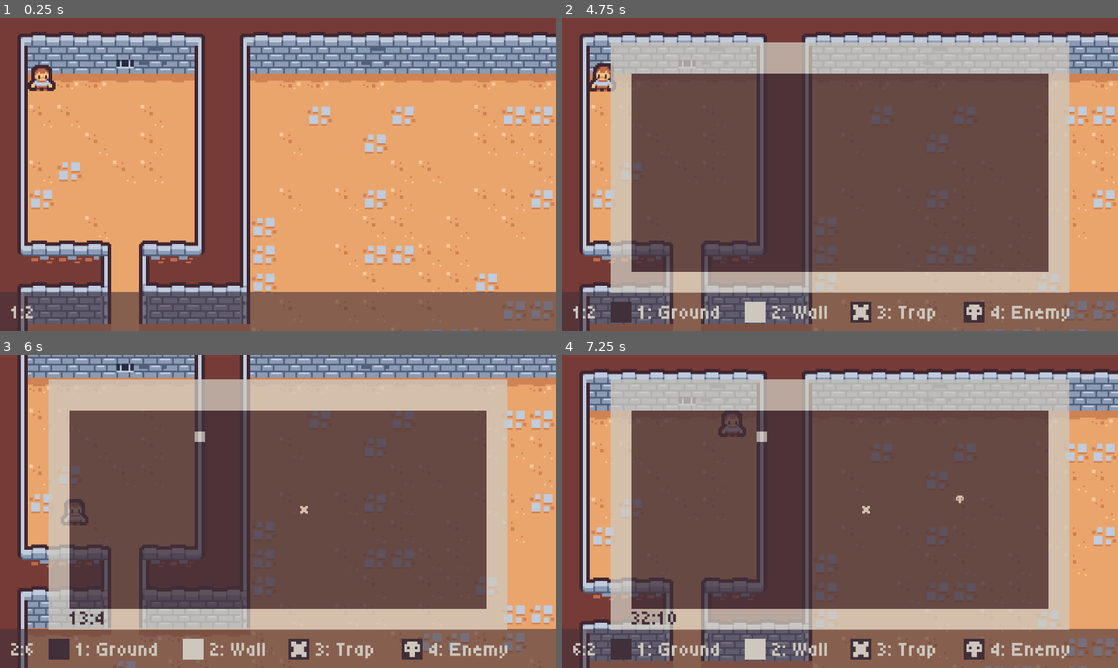
Above: before the commit, frames 1-4 (two rows, left to right).
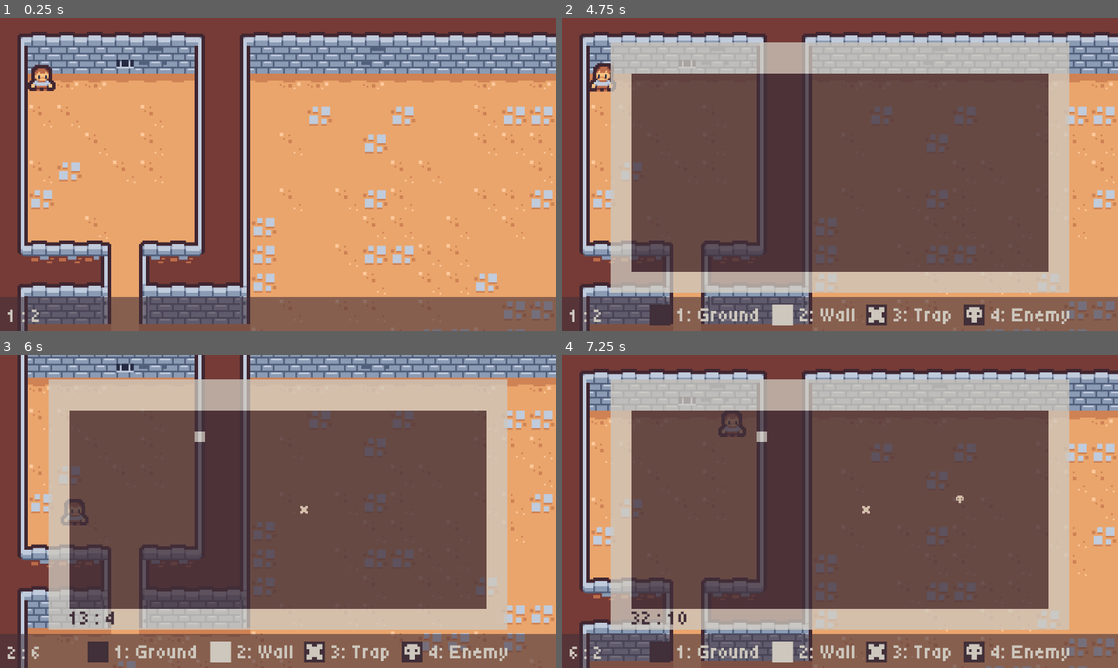
Above: after the commit, the same moments.

Repository: johnreybacal/dungeon-seo-solutions-inc
Game: Godot game, scene res://scenes/game.tscn
Two runs of this game, one before a commit and one after it. Both use one fixed random seed, a clock stepped at 60 frames per second and the inputs below.
Inputs (mouse positions are in pixels of both pictures, inside the frame that each line leads up to):
- Up to frame 1 (0.25 s): no input
- Up to frame 2 (4.75 s): tap Enter at 0.5 s; move the mouse to (962, 158) at 0.52 s; hold D (move_right) 0.53-1.28 s; hold 4 (use_enemy) 0.53-1.28 s; click (962, 158) at 0.67 s; move the mouse to (728, 190) at 1.27 s; hold S (move_down) 1.28-2.03 s; tap 1 (use_ground) at 1.35, 4.35 s; click (728, 190) at 1.42 s; move the mouse to (895, 105) at 2.02 s; hold D (move_right) 2.03-2.78 s; hold 3 (use_trap) 2.03-2.78 s; click (895, 105) at 2.17 s; move the mouse to (812, 237) at 2.77 s; hold W (move_up) 2.78-3.53 s; tap 2 (use_wall) at 2.85 s; click (812, 237) at 2.92 s; move the mouse to (1006, 221) at 3.52 s; hold 4 (use_enemy) 3.53-4.28 s; hold A (move_left) from 3.53 s (still down); click (1006, 221) at 3.67 s; tap Q (toggle_map) at 4.15 s; move the mouse to (673, 127) at 4.27 s; click (673, 127) at 4.42 s
- Up to frame 3 (6 s): move the mouse to (305, 511) at 5.02 s; release A (move_left) at 5.03 s; hold S (move_down) 5.03-5.78 s; hold 3 (use_trap) 5.03-5.78 s; click (305, 511) at 5.17 s; move the mouse to (194, 433) at 5.77 s; hold D (move_right) from 5.78 s (still down); tap 2 (use_wall) at 5.85 s; click (194, 433) at 5.92 s
- Up to frame 4 (7.25 s): move the mouse to (962, 495) at 6.52 s; release D (move_right) at 6.53 s; hold W (move_up) from 6.53 s (still down); hold 4 (use_enemy) from 6.53 s (still down); click (962, 495) at 6.67 s

The runs differ from the first frame. In frame 1, 1.6% of the frame differs, in the area x 0-100%, y 87-98%; in frame 2, 4.0%; in frame 3, 4.1%, in the area x 0-100%, y 82-99%; in frame 4, 4.1%.

Commit message:
ui adjustment | trigger box adjustment

Diff:
--- a/scenes/map.tscn
+++ b/scenes/map.tscn
@@ -27,13 +27,11 @@
 
 [node name="Hint" type="Node2D" parent="."]
 z_index = 2
-position = Vector2(-89, -386)
+position = Vector2(62, 241)
 
 [node name="Ground" type="Node2D" parent="Hint"]
-position = Vector2(89, 389)
 
 [node name="Sprite2D" type="Sprite2D" parent="Hint/Ground"]
-position = Vector2(32, 236)
 scale = Vector2(2, 2)
 texture = ExtResource("4_0cso3")
 hframes = 2
@@ -41,19 +39,19 @@
 frame = 1
 
 [node name="Label" type="Label" parent="Hint/Ground"]
-offset_left = 45.0
-offset_top = 227.0
-offset_right = 117.0
-offset_bottom = 247.0
+offset_left = 13.0
+offset_top = -9.0
+offset_right = 85.0
+offset_bottom = 11.0
 theme_override_colors/font_color = Color(0.8039216, 0.78039217, 0.7411765, 1)
 theme_override_fonts/font = ExtResource("2_gldc4")
 text = "1: Ground"
+metadata/_edit_use_anchors_ = true
 
 [node name="Wall" type="Node2D" parent="Hint"]
-position = Vector2(192, 389)
+position = Vector2(94, 0)
 
 [node name="Sprite2D" type="Sprite2D" parent="Hint/Wall"]
-position = Vector2(32, 236)
 scale = Vector2(2, 2)
 texture = ExtResource("4_0cso3")
 hframes = 2
@@ -61,19 +59,19 @@
 frame = 2
 
 [node name="Label" type="Label" parent="Hint/Wall"]
-offset_left = 45.0
-offset_top = 227.0
-offset_right = 117.0
-offset_bottom = 247.0
+offset_left = 13.0
+offset_top = -9.0
+offset_right = 85.0
+offset_bottom = 11.0
 theme_override_colors/font_color = Color(0.8039216, 0.78039217, 0.7411765, 1)
 theme_override_fonts/font = ExtResource("2_gldc4")
 text = "2: Wall"
+metadata/_edit_use_anchors_ = true
 
 [node name="Trap" type="Node2D" parent="Hint"]
-position = Vector2(273, 389)
+position = Vector2(166, 0)
 
 [node name="Sprite2D" type="Sprite2D" parent="Hint/Trap"]
-position = Vector2(32, 236)
 scale = Vector2(2, 2)
 texture = ExtResource("4_0cso3")
 hframes = 2
@@ -81,30 +79,30 @@
 frame = 3
 
 [node name="Label" type="Label" parent="Hint/Trap"]
-offset_left = 45.0
-offset_top = 227.0
-offset_right = 117.0
-offset_bottom = 247.0
+offset_left = 13.0
+offset_top = -9.0
+offset_right = 85.0
+offset_bottom = 11.0
 theme_override_colors/font_color = Color(0.8039216, 0.78039217, 0.7411765, 1)
 theme_override_fonts/font = ExtResource("2_gldc4")
 text = "3: Trap"
 metadata/_edit_use_anchors_ = true
 
 [node name="Enemy" type="Node2D" parent="Hint"]
-position = Vector2(360, 389)
+position = Vector2(241, -1)
 
 [node name="Sprite2D" type="Sprite2D" parent="Hint/Enemy"]
-position = Vector2(32, 236)
+position = Vector2(0, 1)
 scale = Vector2(2, 2)
 texture = ExtResource("4_0cso3")
 hframes = 2
 vframes = 2
 
 [node name="Label" type="Label" parent="Hint/Enemy"]
-offset_left = 45.0
-offset_top = 227.0
-offset_right = 117.0
-offset_bottom = 247.0
+offset_left = 13.0
+offset_top = -8.0
+offset_right = 85.0
+offset_bottom = 12.0
 theme_override_colors/font_color = Color(0.8039216, 0.78039217, 0.7411765, 1)
 theme_override_fonts/font = ExtResource("2_gldc4")
 text = "4: Enemy"
--- a/scenes/map_overlay.tscn
+++ b/scenes/map_overlay.tscn
@@ -70,17 +70,17 @@
 
 [node name="PlayerCoordinatesLabel" type="Label" parent="."]
 z_index = 1
-offset_left = 26.0
-offset_top = 652.0
-offset_right = 98.0
-offset_bottom = 702.0
+offset_left = 18.0
+offset_top = 660.0
+offset_right = 117.0
+offset_bottom = 710.0
 theme_override_colors/font_color = Color(0.8039216, 0.78039217, 0.7411765, 1)
 theme_override_fonts/font = ExtResource("2_glx5p")
 theme_override_font_sizes/font_size = 44
-text = "1:1"
+text = "22:22"
 
 [node name="Backdrop" type="Sprite2D" parent="."]
-position = Vector2(640, 680)
+position = Vector2(640, 692)
 texture = SubResource("GradientTexture2D_71u3i")
 
 [node name="MapContainer" type="Node2D" parent="."]
--- a/scenes/player.tscn
+++ b/scenes/player.tscn
@@ -177,7 +177,7 @@
 radius = 7.0
 
 [sub_resource type="CircleShape2D" id="CircleShape2D_qhqgy"]
-radius = 4.0
+radius = 3.5
 
 [node name="Player" type="CharacterBody2D"]
 z_index = 5
--- a/scripts/map.gd
+++ b/scripts/map.gd
@@ -65,7 +65,7 @@
         var x = coords.x
         var y = coords.y
         if x > min_x and x < max_x and y > min_y and y < max_y:
-            coordinates_label.text = str(coords.x) + ":" + str(coords.y)
+            coordinates_label.text = str(coords.x) + " : " + str(coords.y)
             coordinates_label.visible = true
         else:
             coordinates_label.visible = false
--- a/scripts/map_overlay.gd
+++ b/scripts/map_overlay.gd
@@ -16,4 +16,4 @@
     animation_player.play("RESET")
 
 func set_player_coordinates(coords: Vector2i):
-    player_coordinates_label.text = str(coords.x) + ":" + str(coords.y)
+    player_coordinates_label.text = str(coords.x) + " : " + str(coords.y)
